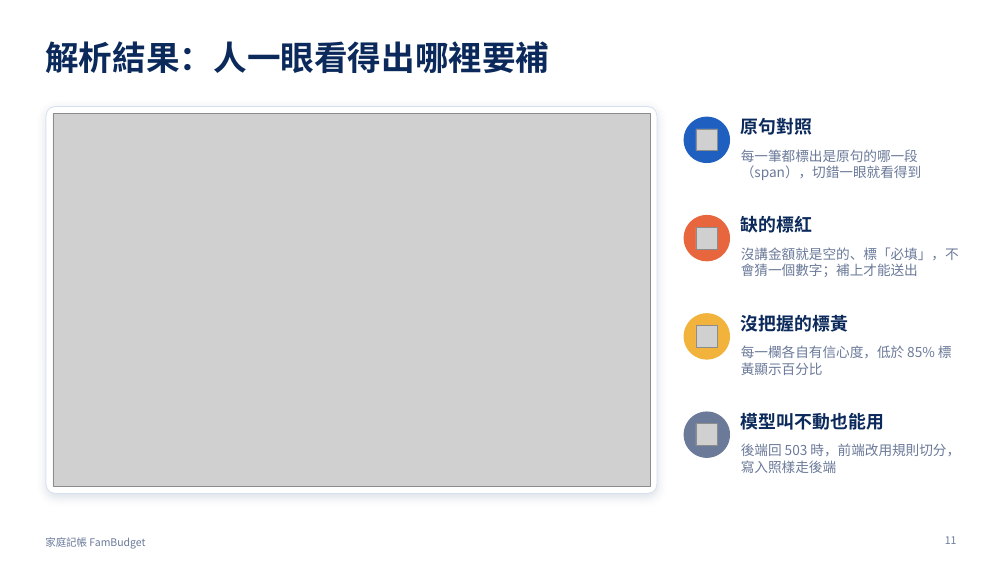
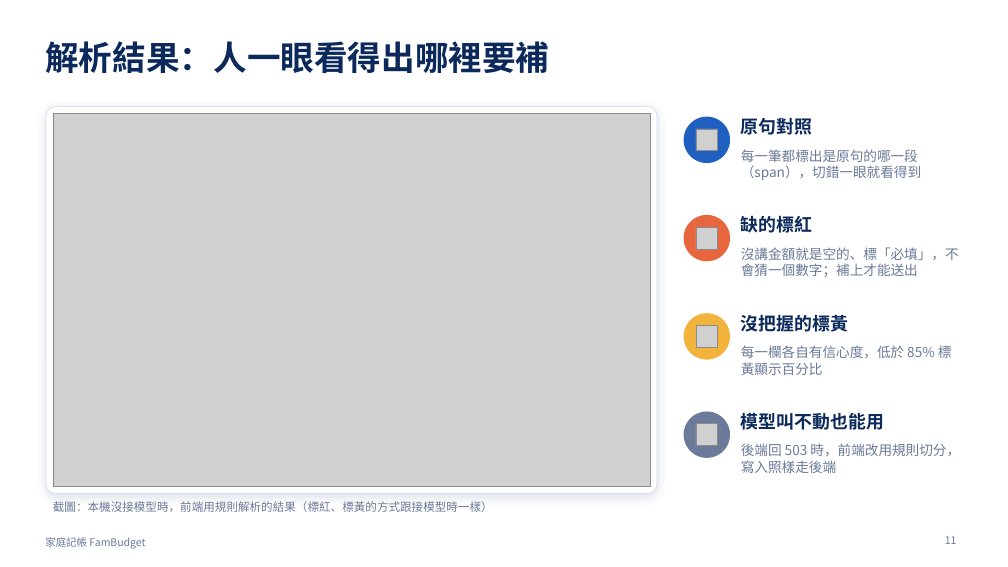
Before and after one commit to cbes502034/final_project, a slide deck: slide 11 of report/家庭記帳_期末報告.pptx. Drawn at 1008x567 pixels with LibreOffice and Linux fonts; fonts in the diff are those of the drawing; grey boxes stand for pictures. Boxes give left, top, right and bottom in pixels: in the first picture for what was removed or moved away, otherwise in the second. Text is boxed around its words. In the diff, an @@ line names an element or a change of style, - is before the commit and + after.

```diff
--- a/report/家庭記帳_期末報告.pptx
+++ b/report/家庭記帳_期末報告.pptx
@@ text added at box(53, 501, 493, 512), 11 pt, text #6B7A99 @@
+截圖：本機沒接模型時，前端用規則解析的結果（標紅、標黃的方式跟接模型時一樣）
```
Also in this commit, not shown: 5 other slides changed, 4 other files.
